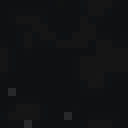
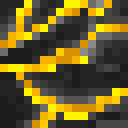
Before/after of a (128, 128) layered artwork. What changed in the layer stack:
renamed "base copy" to "veins", moved it above "base", painted on it over [0, 0, 128, 128]
renamed "veins" to "base", opacity 10% → 100%, painted on it over [0, 0, 128, 128]
